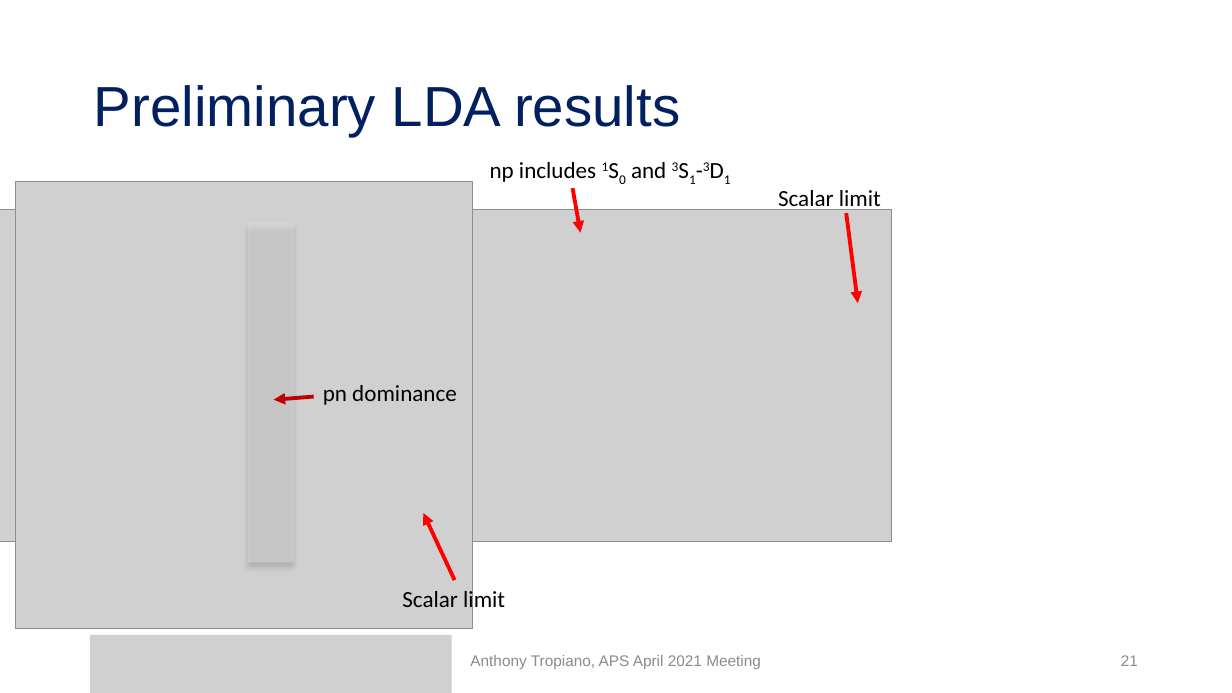
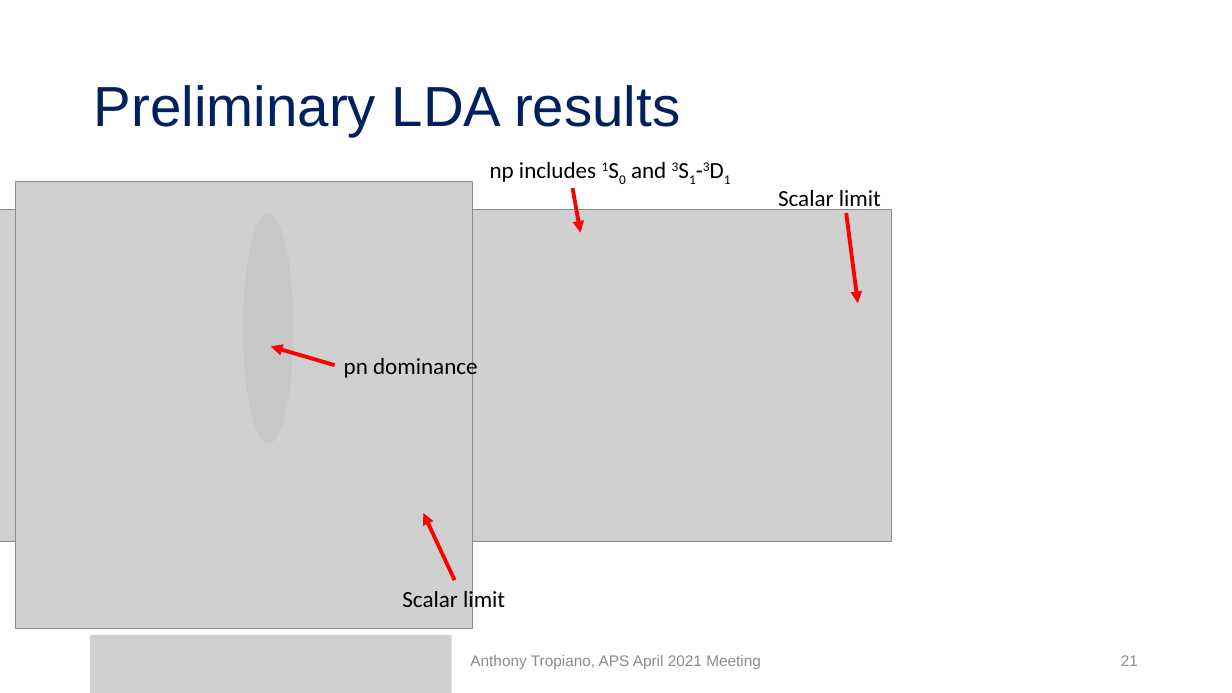
Before and after one commit to tropiano4/tropiano-srg, a slide deck: slide 21 of Presentations/APS_April2021/tropiano_aps_april2021.pptx. Drawn at 1232x693 pixels with LibreOffice and Linux fonts; fonts in the diff are those of the drawing; grey boxes stand for pictures. Boxes give left, top, right and bottom in pixels: in the first picture for what was removed or moved away, otherwise in the second. Text is boxed around its words. In the diff, an @@ line names an element or a change of style, - is before the commit and + after.

Commit message:
Final updates to APS talk

```diff
--- a/Presentations/APS_April2021/tropiano_aps_april2021.pptx
+++ b/Presentations/APS_April2021/tropiano_aps_april2021.pptx
@@ ellipse added at [243,213,294,444], fill #BFBFBF at 50% opacity @@
@@ rectangle removed at [248,223,293,563] @@
@@ arrow moved from (314, 396) - (274, 400) to (335, 365) - (271, 347) @@
@@ arrow (335, 365) - (271, 347): stroke #C00000 3 pt to #FF0000 3 pt @@
@@ text "pn dominance" rewrapped from [323,385,457,405] to [344,354,478,380] @@
```
Also in this commit, not shown: 3 other slides changed, 1 other file.
